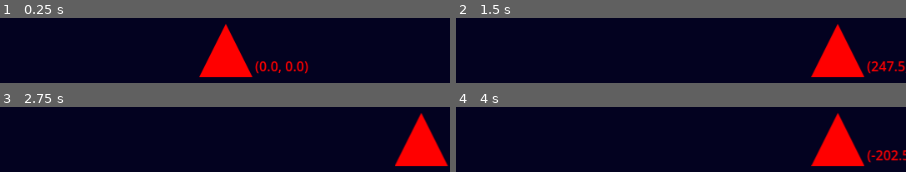
Above: before the commit, frames 1-4 (two rows, left to right).
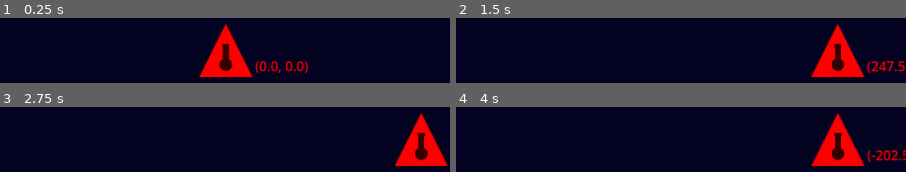
Above: after the commit, the same moments.

Repository: SirLaughy/Space-Shooter
Game: Godot game, scene res://Scenes/root.tscn
Two runs of this game, one before a commit and one after it. Both use one fixed random seed, a clock stepped at 60 frames per second and the inputs below.
Inputs:
- Up to frame 1 (0.25 s): no input
- Up to frame 2 (1.5 s): tap Enter at 0.5 s; hold D (move_right) 0.53-1.28 s; hold A (move_left) from 1.28 s (still down)
- Up to frame 3 (2.75 s): release A (move_left) at 2.03 s; hold D (move_right) from 2.03 s (still down)
- Up to frame 4 (4 s): tap Space at 3.5 s; release D (move_right) at 3.53 s; hold A (move_left) from 3.53 s (still down)

The runs differ from the first frame. In frame 1, 0.8% of the frame differs, in the area x 48-52%, y 40-84%; in frame 2, 0.8%; in frame 3, 0.8%; in frame 4, 0.8%.
Error after the commit: Invalid access to property or key 'projectile_stats' on a base object of type 'Nil'. (res://Scripts/Components/hurt_box.gd:5)

Commit message:
added turrets and projectiles

Diff:
--- a/Autoloads/global_enums.gd
+++ b/Autoloads/global_enums.gd
@@ -6,9 +6,9 @@
 	NIL,
 }
 
-enum fired_by{
+enum group_types{
 	PLAYER,
-	ENEMY,
+	DESTRUCTIBLES,
 }
 
 enum movement_type{
--- a/Autoloads/global_signal_bus.gd
+++ b/Autoloads/global_signal_bus.gd
@@ -4,8 +4,8 @@
 signal player_died
 
 # Bullet Signals
-signal shoot(bullet, direction: Vector2, bullet_speed: float, location: Vector2, fired_by: GlobalEnums.fired_by)
-signal shot_enemy()
+signal summon_projectile(scene, projectile_stats: ProjectileStats, location: Vector2, direction: Vector2, summoner_group: GlobalEnums.group_types)
+signal summon_entity()
 
 # Enemy Signals
-signal summon_enemy(enemy, location: Vector2, movement_type: GlobalEnums.movement_type, attack_type: GlobalEnums.attack_type, horizontal_speed: float, firing_rate: float, bullet_speed: float, vertical_speed: float)
+signal summon_enemy()
--- /dev/null
+++ b/Resources/basic_projectile.tres
@@ -0,0 +1,11 @@
+[gd_resource type="Resource" script_class="ProjectileStats" format=3 uid="uid://cd5v15aolgsel"]
+
+[ext_resource type="Script" uid="uid://dgfsuvve28lan" path="res://Scripts/Resources/projectile_stats.gd" id="1_id87p"]
+
+[resource]
+script = ExtResource("1_id87p")
+projectile_name = "Basic Projectile"
+speed = 300.0
+damage = 1.0
+colour = Color(0.9148223, 0.7881361, 7.70092e-07, 1)
+metadata/_custom_type_script = "uid://dgfsuvve28lan"
--- /dev/null
+++ b/Resources/player_turret_stats.tres
@@ -0,0 +1,8 @@
+[gd_resource type="Resource" script_class="TurretStats" format=3 uid="uid://chetpf6esir03"]
+
+[ext_resource type="Script" uid="uid://cvqvyae3m6ich" path="res://Scripts/Resources/turret_stats.gd" id="1_g1ls4"]
+
+[resource]
+script = ExtResource("1_g1ls4")
+reload_time = 60.0
+metadata/_custom_type_script = "uid://cvqvyae3m6ich"
--- a/Scenes/Actors/player.tscn
+++ b/Scenes/Actors/player.tscn
@@ -1,155 +1,47 @@
-[gd_scene format=3 uid="uid://br0e7vsq5b2ny"]
+[gd_scene format=3 uid="uid://be3bfh5a5ycw6"]
 
-[ext_resource type="Script" uid="uid://oridgeve6qnr" path="res://Scripts/Actors/player.gd" id="1_lm2ka"]
 [ext_resource type="Texture2D" uid="uid://cmron1gvp6nbe" path="res://Assets/Prototype Art/prototype art.svg" id="1_nikbh"]
+[ext_resource type="Script" uid="uid://b2e1y2vqaoycf" path="res://Scripts/Components/Entity.gd" id="1_wn7ci"]
+[ext_resource type="Script" uid="uid://vbarsxij1ugt" path="res://Scripts/Components/movement_player_input.gd" id="3_sfcrp"]
+[ext_resource type="Resource" uid="uid://cm1wcq18wypnc" path="res://Resources/player_movement_stats.tres" id="4_b2ja5"]
+[ext_resource type="Script" uid="uid://blo8u2akdfi12" path="res://Scripts/Components/movement.gd" id="5_tvyim"]
+[ext_resource type="PackedScene" uid="uid://ccjj3bwitc1vb" path="res://Scenes/turret.tscn" id="6_sfcrp"]
 
-[sub_resource type="Animation" id="Animation_lm2ka"]
-length = 0.001
-tracks/0/type = "value"
-tracks/0/imported = false
-tracks/0/enabled = true
-tracks/0/path = NodePath(".:scale")
-tracks/0/interp = 1
-tracks/0/loop_wrap = true
-tracks/0/keys = {
-"times": PackedFloat32Array(0),
-"transitions": PackedFloat32Array(1),
-"update": 0,
-"values": [Vector2(1, 1)]
-}
-tracks/1/type = "value"
-tracks/1/imported = false
-tracks/1/enabled = true
-tracks/1/path = NodePath(".:rotation")
-tracks/1/interp = 1
-tracks/1/loop_wrap = true
-tracks/1/keys = {
-"times": PackedFloat32Array(0),
-"transitions": PackedFloat32Array(1),
-"update": 0,
-"values": [0.0]
-}
-tracks/2/type = "value"
-tracks/2/imported = false
-tracks/2/enabled = true
-tracks/2/path = NodePath(".:modulate")
-tracks/2/interp = 1
-tracks/2/loop_wrap = true
-tracks/2/keys = {
-"times": PackedFloat32Array(0),
-"transitions": PackedFloat32Array(1),
-"update": 0,
-"values": [Color(1, 1, 1, 1)]
-}
+[sub_resource type="AtlasTexture" id="AtlasTexture_6xdo8"]
+atlas = ExtResource("1_nikbh")
+region = Rect2(0, 0, 64, 64)
 
-[sub_resource type="Animation" id="Animation_wn7ci"]
-resource_name = "damage_taken"
-length = 0.2
-step = 0.05
-tracks/0/type = "value"
-tracks/0/imported = false
-tracks/0/enabled = true
-tracks/0/path = NodePath(".:scale")
-tracks/0/interp = 1
-tracks/0/loop_wrap = true
-tracks/0/keys = {
-"times": PackedFloat32Array(0, 0.1, 0.2),
-"transitions": PackedFloat32Array(1, 1, 1),
-"update": 0,
-"values": [Vector2(1, 1), Vector2(0.9, 0.9), Vector2(1, 1)]
-}
-tracks/1/type = "value"
-tracks/1/imported = false
-tracks/1/enabled = true
-tracks/1/path = NodePath(".:modulate")
-tracks/1/interp = 1
-tracks/1/loop_wrap = true
-tracks/1/keys = {
-"times": PackedFloat32Array(0, 0.15246084, 0.2),
-"transitions": PackedFloat32Array(1, 1, 1),
-"update": 0,
-"values": [Color(1, 1, 1, 1), Color(0.46176082, 0.045681752, 0.045668215, 1), Color(1, 1, 1, 1)]
-}
+[sub_resource type="ConvexPolygonShape2D" id="ConvexPolygonShape2D_n3dut"]
+points = PackedVector2Array(0, -32, 32, 32, -32, 32)
 
-[sub_resource type="Animation" id="Animation_sfcrp"]
-resource_name = "death"
-length = 0.4
-step = 0.05
-tracks/0/type = "value"
-tracks/0/imported = false
-tracks/0/enabled = true
-tracks/0/path = NodePath(".:rotation")
-tracks/0/interp = 1
-tracks/0/loop_wrap = true
-tracks/0/keys = {
-"times": PackedFloat32Array(0, 0.4),
-"transitions": PackedFloat32Array(1, 1),
-"update": 0,
-"values": [0.0, 6.2831855]
-}
-tracks/1/type = "value"
-tracks/1/imported = false
-tracks/1/enabled = true
-tracks/1/path = NodePath(".:scale")
-tracks/1/interp = 1
-tracks/1/loop_wrap = true
-tracks/1/keys = {
-"times": PackedFloat32Array(0, 0.10164056, 0.3997862),
-"transitions": PackedFloat32Array(1, 1, 1),
-"update": 0,
-"values": [Vector2(1, 1), Vector2(1.2, 1.2), Vector2(1e-05, 1e-05)]
-}
+[node name="Player" type="CharacterBody2D" unique_id=205930645]
+modulate = Color(1, 0, 0, 1)
+collision_mask = 16
+script = ExtResource("1_wn7ci")
+metadata/_custom_type_script = "uid://b2e1y2vqaoycf"
 
-[sub_resource type="Animation" id="Animation_nikbh"]
-resource_name = "shoot"
-loop_mode = 1
-step = 0.1
-tracks/0/type = "method"
-tracks/0/imported = false
-tracks/0/enabled = true
-tracks/0/path = NodePath(".")
-tracks/0/interp = 1
-tracks/0/loop_wrap = true
-tracks/0/keys = {
-"times": PackedFloat32Array(),
-"transitions": PackedFloat32Array(),
-"values": []
-}
+[node name="Sprite2D" type="Sprite2D" parent="." unique_id=858271819]
+texture = SubResource("AtlasTexture_6xdo8")
 
-[sub_resource type="AnimationLibrary" id="AnimationLibrary_b2ja5"]
-_data = {
-&"RESET": SubResource("Animation_lm2ka"),
-&"damage_taken": SubResource("Animation_wn7ci"),
-&"death": SubResource("Animation_sfcrp"),
-&"shoot": SubResource("Animation_nikbh")
-}
+[node name="CollisionShape2D" type="CollisionShape2D" parent="." unique_id=150285905]
+shape = SubResource("ConvexPolygonShape2D_n3dut")
 
-[node name="Player" type="CharacterBody2D" unique_id=654949457 groups=["Player"]]
-z_index = 3
-collision_mask = 16
-script = ExtResource("1_lm2ka")
-horizontal_acceleration = 100.0
-firing_speed = 60.0
-bullet_speed = 300.0
+[node name="MovementPlayerInput" type="Node" parent="." unique_id=2132936046 node_paths=PackedStringArray("actor") groups=["Player"]]
+script = ExtResource("3_sfcrp")
+actor = NodePath("..")
+horizontal_movement_stats = ExtResource("4_b2ja5")
+metadata/_custom_type_script = "uid://vbarsxij1ugt"
 
-[node name="PlayerSprite" type="Sprite2D" parent="." unique_id=1309758485]
-modulate = Color(0.5609549, 0.5609549, 0.5609549, 1)
-scale = Vector2(0.2675, 0.328125)
-texture = ExtResource("1_nikbh")
-hframes = 8
-vframes = 8
+[node name="Movement" type="Node" parent="." unique_id=620080337 node_paths=PackedStringArray("actor")]
+script = ExtResource("5_tvyim")
+actor = NodePath("..")
+metadata/_custom_type_script = "uid://blo8u2akdfi12"
 
-[node name="PlayerShape" type="CollisionPolygon2D" parent="." unique_id=1750164241]
-position = Vector2(0, 3)
-scale = Vector2(0.16, 0.16)
-polygon = PackedVector2Array(0, -81.25, 50, 43.75, -50, 43.75)
+[node name="Turret" parent="." unique_id=1641285429 instance=ExtResource("6_sfcrp")]
+position = Vector2(0, 17)
 
-[node name="AnimationPlayer" type="AnimationPlayer" parent="." unique_id=521153987]
-libraries/ = SubResource("AnimationLibrary_b2ja5")
-autoplay = &"shoot"
-
-[node name="BulletTimer" type="Timer" parent="." unique_id=1626335050]
-autostart = true
-
-[connection signal="tree_exiting" from="." to="." method="_on_tree_exiting"]
-[connection signal="timeout" from="BulletTimer" to="." method="_on_bullet_timer_timeout"]
+[node name="Label" type="Label" parent="." unique_id=1735153252]
+offset_left = 35.0
+offset_top = 7.0
+offset_right = 75.0
+offset_bottom = 30.0
--- a/Scenes/Actors/player_new.tscn
+++ /dev/null
@@ -1,43 +0,0 @@
-[gd_scene format=3 uid="uid://be3bfh5a5ycw6"]
-
-[ext_resource type="Script" uid="uid://b2e1y2vqaoycf" path="res://Scripts/Components/Entity.gd" id="1_1o03u"]
-[ext_resource type="Texture2D" uid="uid://cmron1gvp6nbe" path="res://Assets/Prototype Art/prototype art.svg" id="2_2ld1s"]
-[ext_resource type="Script" uid="uid://vbarsxij1ugt" path="res://Scripts/Components/movement_player_input.gd" id="3_86vaj"]
-[ext_resource type="Resource" uid="uid://cm1wcq18wypnc" path="res://Resources/player_movement_stats.tres" id="4_7jbla"]
-[ext_resource type="Script" uid="uid://blo8u2akdfi12" path="res://Scripts/Components/movement.gd" id="5_kcttr"]
-
-[sub_resource type="AtlasTexture" id="AtlasTexture_6xdo8"]
-atlas = ExtResource("2_2ld1s")
-region = Rect2(0, 0, 64, 64)
-
-[sub_resource type="ConvexPolygonShape2D" id="ConvexPolygonShape2D_n3dut"]
-points = PackedVector2Array(0, -32, 32, 32, -32, 32)
-
-[node name="PlayerNew" type="CharacterBody2D" unique_id=205930645]
-modulate = Color(1, 0, 0, 1)
-collision_mask = 16
-script = ExtResource("1_1o03u")
-metadata/_custom_type_script = "uid://b2e1y2vqaoycf"
-
-[node name="Sprite2D" type="Sprite2D" parent="." unique_id=858271819]
-texture = SubResource("AtlasTexture_6xdo8")
-
-[node name="CollisionShape2D" type="CollisionShape2D" parent="." unique_id=150285905]
-shape = SubResource("ConvexPolygonShape2D_n3dut")
-
-[node name="MovementPlayerInput" type="Node" parent="." unique_id=2132936046 node_paths=PackedStringArray("actor") groups=["Player"]]
-script = ExtResource("3_86vaj")
-actor = NodePath("..")
-horizontal_movement_stats = ExtResource("4_7jbla")
-metadata/_custom_type_script = "uid://vbarsxij1ugt"
-
-[node name="Movement" type="Node" parent="." unique_id=620080337 node_paths=PackedStringArray("actor")]
-script = ExtResource("5_kcttr")
-actor = NodePath("..")
-metadata/_custom_type_script = "uid://blo8u2akdfi12"
-
-[node name="Label" type="Label" parent="." unique_id=1735153252]
-offset_left = 35.0
-offset_top = 7.0
-offset_right = 75.0
-offset_bottom = 30.0
--- a/Scenes/bullet.tscn
+++ b/Scenes/bullet_old.tscn
@@ -1,21 +1,21 @@
 [gd_scene format=3 uid="uid://b4fvdtsfsclo2"]
 
-[ext_resource type="Script" uid="uid://yog7jgd206fk" path="res://Scripts/bullet.gd" id="1_oduel"]
-[ext_resource type="Texture2D" uid="uid://cmron1gvp6nbe" path="res://Assets/Prototype Art/prototype art.svg" id="1_xjght"]
+[ext_resource type="Script" uid="uid://yog7jgd206fk" path="res://Scripts/bullet_old.gd" id="1_p8gcr"]
+[ext_resource type="Texture2D" uid="uid://cmron1gvp6nbe" path="res://Assets/Prototype Art/prototype art.svg" id="2_74g4i"]
 
 [sub_resource type="AtlasTexture" id="AtlasTexture_oduel"]
-atlas = ExtResource("1_xjght")
+atlas = ExtResource("2_74g4i")
 region = Rect2(128, 0, 64, 64)
 
 [sub_resource type="CapsuleShape2D" id="CapsuleShape2D_xjght"]
 radius = 0.6
 height = 2.3
 
-[node name="bullet" type="CharacterBody2D" unique_id=222095245 groups=["Laser"]]
+[node name="bulletOld" type="CharacterBody2D" unique_id=222095245 groups=["Laser"]]
 z_index = 1
 collision_layer = 4
 collision_mask = 0
-script = ExtResource("1_oduel")
+script = ExtResource("1_p8gcr")
 
 [node name="Sprite2D" type="Sprite2D" parent="." unique_id=1475690758]
 modulate = Color(1.0009145, 1.0009145, 0.23554575, 0.99607843)
--- /dev/null
+++ b/Scenes/projectile.tscn
@@ -0,0 +1,43 @@
+[gd_scene format=3 uid="uid://ulncv50en5nb"]
+
+[ext_resource type="Script" uid="uid://cqjmeqr8n2lgx" path="res://Scripts/Actors/projectile.gd" id="1_rsyq6"]
+[ext_resource type="Texture2D" uid="uid://cmron1gvp6nbe" path="res://Assets/Prototype Art/prototype art.svg" id="2_yr2qt"]
+[ext_resource type="Script" uid="uid://byjaa8gqlho7j" path="res://Scripts/Components/free_on_exit.gd" id="3_tl4hk"]
+[ext_resource type="Script" uid="uid://4c64x2s8e5tr" path="res://Scripts/Components/projectile_movement.gd" id="6_cgh1o"]
+[ext_resource type="Script" uid="uid://bkchk644uk72" path="res://Scripts/Components/hurt_box.gd" id="7_cu5m1"]
+
+[sub_resource type="AtlasTexture" id="AtlasTexture_tl4hk"]
+atlas = ExtResource("2_yr2qt")
+region = Rect2(280, 0, 8, 16)
+
+[sub_resource type="RectangleShape2D" id="RectangleShape2D_rsyq6"]
+size = Vector2(8, 16)
+
+[node name="Projectile" type="CharacterBody2D" unique_id=991081236]
+collision_layer = 4
+collision_mask = 0
+script = ExtResource("1_rsyq6")
+metadata/_custom_type_script = "uid://b2e1y2vqaoycf"
+
+[node name="ProjectileSprite" type="Sprite2D" parent="." unique_id=2013167737]
+texture = SubResource("AtlasTexture_tl4hk")
+
+[node name="FreeOnExit" type="VisibleOnScreenNotifier2D" parent="." unique_id=13713890 node_paths=PackedStringArray("actor")]
+script = ExtResource("3_tl4hk")
+actor = NodePath("..")
+metadata/_custom_type_script = "uid://byjaa8gqlho7j"
+
+[node name="ProjectileMovement" type="Node" parent="." unique_id=646664162 node_paths=PackedStringArray("actor")]
+script = ExtResource("6_cgh1o")
+actor = NodePath("..")
+metadata/_custom_type_script = "uid://4c64x2s8e5tr"
+
+[node name="HurtBox" type="Area2D" parent="." unique_id=152231810 node_paths=PackedStringArray("actor")]
+collision_layer = 0
+collision_mask = 0
+script = ExtResource("7_cu5m1")
+actor = NodePath("..")
+metadata/_custom_type_script = "uid://bkchk644uk72"
+
+[node name="CollisionShape2D" type="CollisionShape2D" parent="HurtBox" unique_id=1064985426]
+shape = SubResource("RectangleShape2D_rsyq6")
--- a/Scenes/root.tscn
+++ b/Scenes/root.tscn
@@ -1,7 +1,8 @@
 [gd_scene format=3 uid="uid://ctlfuh6hsiyko"]
 
 [ext_resource type="Script" uid="uid://c4i4tiiie6qn3" path="res://Scripts/root.gd" id="1_vnucn"]
-[ext_resource type="PackedScene" uid="uid://be3bfh5a5ycw6" path="res://Scenes/Actors/player_new.tscn" id="4_4g5cr"]
+[ext_resource type="Script" uid="uid://bamaqkbavglaw" path="res://Scripts/spawn_manager.gd" id="2_vnucn"]
+[ext_resource type="PackedScene" uid="uid://be3bfh5a5ycw6" path="res://Scenes/Actors/player.tscn" id="4_4g5cr"]
 
 [sub_resource type="RectangleShape2D" id="RectangleShape2D_c3mwy"]
 size = Vector2(250, 1000)
@@ -12,6 +13,9 @@
 [node name="Root" type="Node2D" unique_id=1123869047]
 script = ExtResource("1_vnucn")
 vertical_speed = 50.0
+
+[node name="SpawnManager" type="Node2D" parent="." unique_id=1542563545]
+script = ExtResource("2_vnucn")
 
 [node name="Controls" type="CanvasLayer" parent="." unique_id=1564813905]
 
--- /dev/null
+++ b/Scenes/turret.tscn
@@ -0,0 +1,54 @@
+[gd_scene format=3 uid="uid://ccjj3bwitc1vb"]
+
+[ext_resource type="Script" uid="uid://dnqkxtipqtttt" path="res://Scripts/Components/turret.gd" id="1_fcprl"]
+[ext_resource type="Resource" uid="uid://chetpf6esir03" path="res://Resources/player_turret_stats.tres" id="2_6spbj"]
+[ext_resource type="Resource" uid="uid://cd5v15aolgsel" path="res://Resources/basic_projectile.tres" id="3_pulj5"]
+[ext_resource type="Script" uid="uid://dfffshx385ra5" path="res://Scripts/Components/reload_timer.gd" id="4_ahfaj"]
+[ext_resource type="Texture2D" uid="uid://cmron1gvp6nbe" path="res://Assets/Prototype Art/prototype art.svg" id="4_pulj5"]
+
+[sub_resource type="AtlasTexture" id="AtlasTexture_ahfaj"]
+atlas = ExtResource("4_pulj5")
+region = Rect2(128, 0, 64, 64)
+
+[sub_resource type="AtlasTexture" id="AtlasTexture_ku01o"]
+atlas = ExtResource("4_pulj5")
+region = Rect2(256, 0, 8, 64)
+
+[sub_resource type="AtlasTexture" id="AtlasTexture_628tr"]
+atlas = ExtResource("4_pulj5")
+region = Rect2(256, 0, 8, 8)
+
+[node name="Turret" type="RayCast2D" unique_id=1641285429]
+target_position = Vector2(0, -32)
+collision_mask = 0
+collide_with_bodies = false
+script = ExtResource("1_fcprl")
+turret_stats = ExtResource("2_6spbj")
+projectile_stats = ExtResource("3_pulj5")
+
+[node name="ReloadTimer" type="Timer" parent="." unique_id=1929546041 node_paths=PackedStringArray("actor")]
+autostart = true
+script = ExtResource("4_ahfaj")
+actor = NodePath("..")
+
+[node name="VisibleOnScreenNotifier2D" type="VisibleOnScreenNotifier2D" parent="ReloadTimer" unique_id=210016995]
+position = Vector2(0, -10)
+rect = Rect2(-3, -22, 6, 32)
+
+[node name="Sprite" type="Node2D" parent="." unique_id=867658667]
+modulate = Color(0.2087101, 0.2087102, 0.2087099, 1)
+scale = Vector2(1.895, 1.895)
+
+[node name="BaseSprite" type="Sprite2D" parent="Sprite" unique_id=851655044]
+scale = Vector2(0.125, 0.125)
+texture = SubResource("AtlasTexture_ahfaj")
+
+[node name="BarrelSprite" type="Sprite2D" parent="Sprite" unique_id=1281589490]
+position = Vector2(0, -6.0000005)
+scale = Vector2(0.475, 0.185)
+texture = SubResource("AtlasTexture_ku01o")
+
+[node name="MuzzelSprite" type="Sprite2D" parent="Sprite" unique_id=708582824]
+position = Vector2(0, -12.000001)
+scale = Vector2(0.57, 0.24)
+texture = SubResource("AtlasTexture_628tr")
--- a/Scripts/Actors/player.gd
+++ /dev/null
@@ -1,34 +0,0 @@
-extends CharacterBody2D
-
-@export var horizontal_acceleration: float
-@export var vertical_acceleration: float
-@export var firing_speed: float
-@export var bullet_speed: float
-
-@onready var animation_player: AnimationPlayer = $AnimationPlayer
-@onready var bullet_timer: Timer = $BulletTimer
-
-var bullet_scene = preload("res://Scenes/bullet.tscn")
-
-func _ready() -> void:
-	GlobalSignalBus.player_move.connect(_on_player_move)
-	bullet_timer.wait_time = firing_speed / 60
-
-func _physics_process(delta: float) -> void:
-	move_and_slide()
-
-func _on_player_move(player_direction):
-	match player_direction:
-		GlobalEnums.direction.LEFT:
-			velocity.x = horizontal_acceleration * -1
-		GlobalEnums.direction.RIGHT:
-			velocity.x = horizontal_acceleration
-		GlobalEnums.direction.NIL:
-			velocity.x = 0;
-
-func shoot():
-	GlobalSignalBus.shoot.emit(bullet_scene, Vector2(0, -1), bullet_speed, global_position, GlobalEnums.fired_by.PLAYER)
-
-func _on_bullet_timer_timeout() -> void:
-	shoot()
-	bullet_timer.wait_time = firing_speed / 60
--- /dev/null
+++ b/Scripts/Actors/projectile.gd
@@ -0,0 +1,9 @@
+class_name Projectile
+extends Entity
+
+var projectile_stats: ProjectileStats
+var direction: Vector2
+var summoner_type: GlobalEnums.group_types
+
+func _ready() -> void:
+	modulate = projectile_stats.colour
--- /dev/null
+++ b/Scripts/Components/free_on_exit.gd
@@ -0,0 +1,10 @@
+class_name FreeOnExit
+extends VisibleOnScreenNotifier2D
+
+@export var actor: Entity
+
+func _ready() -> void:
+	screen_exited.connect(_on_screen_exited)
+
+func _on_screen_exited():
+	actor.queue_free()
--- /dev/null
+++ b/Scripts/Components/hurt_box.gd
@@ -0,0 +1,18 @@
+class_name HurtBox
+extends Area2D
+
+@export var actor: Entity
+var stats = actor.projectile_stats
+
+func _ready() -> void:
+	body_entered.connect(_on_body_entered)
+
+func init_masks():
+	match stats.summoner_type:
+		GlobalEnums.group_types.PLAYER:
+			set_collision_mask_value(4, true)
+		GlobalEnums.group_types.DESTRUCTIBLES:
+			set_collision_mask_value(1, true)
+
+func _on_body_entered(body: Node2D):
+	pass
--- a/Scripts/Components/movement_player_input.gd
+++ b/Scripts/Components/movement_player_input.gd
@@ -14,6 +14,11 @@
 			actor.velocity.x = clamp(actor.velocity.x - horizontal_movement_stats.friction * delta, 0, horizontal_movement_stats.max_speed)
 		if actor.velocity.x < 0:
 			actor.velocity.x = clamp(actor.velocity.x + horizontal_movement_stats.friction * delta, horizontal_movement_stats.max_speed * -1, 0)
+	if (Input.is_action_pressed("move_left") && Input.is_action_pressed("move_right")):
+		if actor.velocity.x > 0:
+			actor.velocity.x = clamp(actor.velocity.x - horizontal_movement_stats.acceleration * delta, 0, horizontal_movement_stats.max_speed)
+		if actor.velocity.x < 0:
+			actor.velocity.x = clamp(actor.velocity.x + horizontal_movement_stats.acceleration * delta, horizontal_movement_stats.max_speed * -1, 0)
 
 	if actor.is_on_wall():
 		var normal = actor.get_wall_normal()
--- /dev/null
+++ b/Scripts/Components/projectile_movement.gd
@@ -0,0 +1,11 @@
+class_name ProjectileMovement
+extends Node
+
+@export var actor: Entity
+
+@onready var direction: Vector2
+@onready var stats = actor.projectile_stats
+
+func _physics_process(delta: float) -> void:
+	actor.velocity = (actor.direction * stats.speed * delta)
+	actor.move_and_slide()
--- /dev/null
+++ b/Scripts/Components/reload_timer.gd
@@ -0,0 +1,14 @@
+class_name ReloadTimer
+extends Timer
+
+@export var actor: Turret
+
+@onready var visible_on_screen_notifier_2d: VisibleOnScreenNotifier2D = $VisibleOnScreenNotifier2D
+
+func _ready() -> void:
+	wait_time = actor.turret_stats.reload_time/60
+	timeout.connect(_on_timeout)
+
+func _on_timeout():
+	if visible_on_screen_notifier_2d.is_on_screen():
+		GlobalSignalBus.summon_projectile.emit(actor.projectile, actor.projectile_stats, actor.global_position, actor.get_direction(), actor.turret_stats.summoner_group)
--- /dev/null
+++ b/Scripts/Components/turret.gd
@@ -0,0 +1,12 @@
+class_name Turret
+extends RayCast2D
+
+@export var turret_stats: TurretStats
+@export var projectile_stats: ProjectileStats
+
+@onready var reload_timer: Timer = $ReloadTimer
+
+@onready var projectile = preload("res://Scenes/projectile.tscn")
+
+func get_direction() -> Vector2:
+	return target_position - position
--- /dev/null
+++ b/Scripts/Resources/projectile_stats.gd
@@ -0,0 +1,7 @@
+class_name ProjectileStats
+extends Resource
+
+@export var projectile_name: String
+@export var speed: float
+@export var damage: float
+@export var colour: Color
--- /dev/null
+++ b/Scripts/Resources/turret_stats.gd
@@ -0,0 +1,5 @@
+class_name TurretStats
+extends Resource
+
+@export var reload_time: float
+@export var summoner_group: GlobalEnums.group_types
--- a/Scripts/root.gd
+++ b/Scripts/root.gd
@@ -6,35 +6,3 @@
 
 
 var score: int = 0
-
-func _ready() -> void:
-	GlobalSignalBus.player_died.connect(_on_player_died)
-	GlobalSignalBus.shoot.connect(_on_shoot)
-	GlobalSignalBus.summon_enemy.connect(_on_summon_enemy)
-	GlobalSignalBus.shot_enemy.connect(_on_shot_enemy)
-
-func _on_player_died():
-	get_tree().reload_current_scene()
-
-func _on_shoot(bullet, direction, bullet_speed, location, fired_by):
-	var spawned_bullet = bullet.instantiate()
-	spawned_bullet.fired_by = fired_by
-	spawned_bullet.direction = direction
-	spawned_bullet.speed = bullet_speed
-	spawned_bullet.position = location
-	add_child(spawned_bullet)
-
-func _on_summon_enemy(enemy, location, movement_type, attack_type, horizontal_speed, firing_rate, bullet_speed, vertical_speed):
-	var spawned_enemy = enemy.instantiate()
-	spawned_enemy.position = location
-	spawned_enemy.movement_type = movement_type
-	spawned_enemy.attack_type = attack_type
-	spawned_enemy.horizontal_speed = horizontal_speed
-	spawned_enemy.firing_rate = firing_rate
-	spawned_enemy.bullet_speed  = bullet_speed
-	spawned_enemy.vertical_speed = vertical_speed
-	add_child(spawned_enemy)
-
-func _on_shot_enemy():
-	score +=1
-	score_label.text = str(score)
--- /dev/null
+++ b/Scripts/spawn_manager.gd
@@ -0,0 +1,12 @@
+extends Node2D
+
+func _ready() -> void:
+	GlobalSignalBus.summon_projectile.connect(_on_summon_projectile)
+
+func _on_summon_projectile(scene, projectile_stats: ProjectileStats, location: Vector2, direction: Vector2, summoner_group: GlobalEnums.group_types):
+	var summoned_projectile = scene.instantiate()
+	summoned_projectile.projectile_stats = projectile_stats
+	summoned_projectile.position = location
+	summoned_projectile.direction = direction
+	summoned_projectile.summoner_group = summoner_group
+	add_child(summoned_projectile)
Not shown, removed: Scripts/Actors/player.gd.uid
Not shown, added: Scripts/Actors/projectile.gd.uid
Not shown, added: Scripts/Components/free_on_exit.gd.uid
Not shown, added: Scripts/Components/hurt_box.gd.uid
Not shown, added: Scripts/Components/projectile_movement.gd.uid
Not shown, added: Scripts/Components/reload_timer.gd.uid
Not shown, added: Scripts/Components/turret.gd.uid
Not shown, added: Scripts/Resources/projectile_stats.gd.uid
Not shown, added: Scripts/Resources/turret_stats.gd.uid
Renamed: Scripts/bullet.gd -> Scripts/bullet_old.gd
Renamed: Scripts/bullet.gd.uid -> Scripts/bullet_old.gd.uid
Not shown, added: Scripts/spawn_manager.gd.uid
